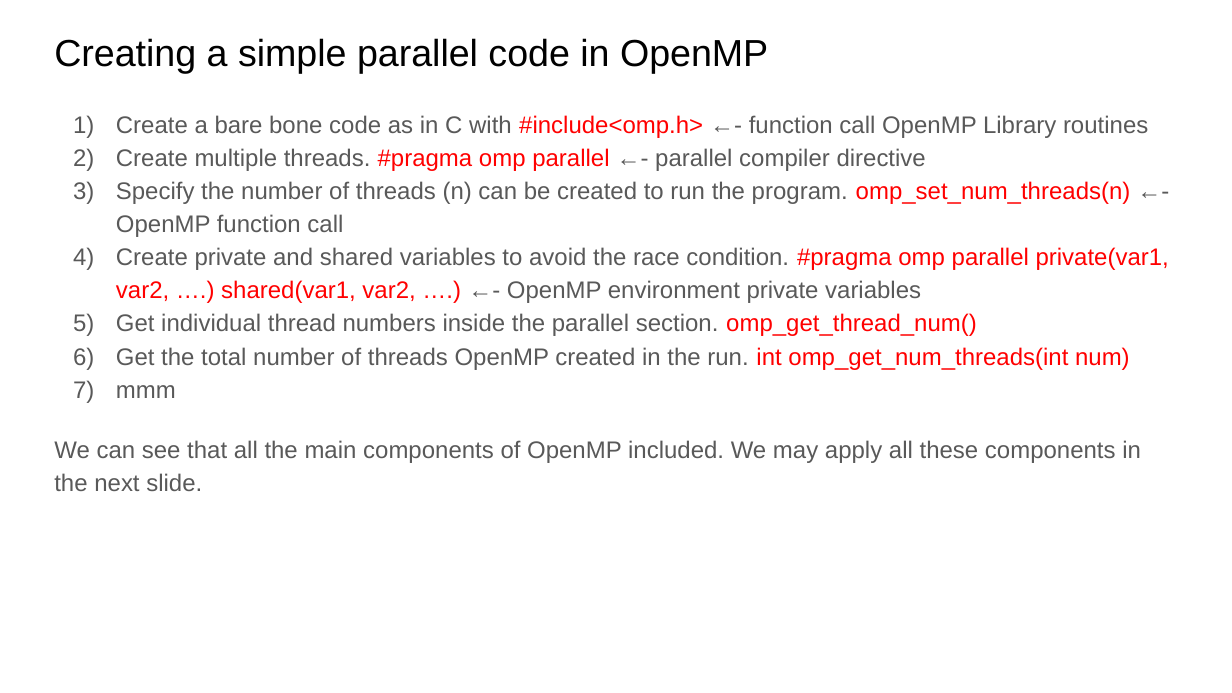
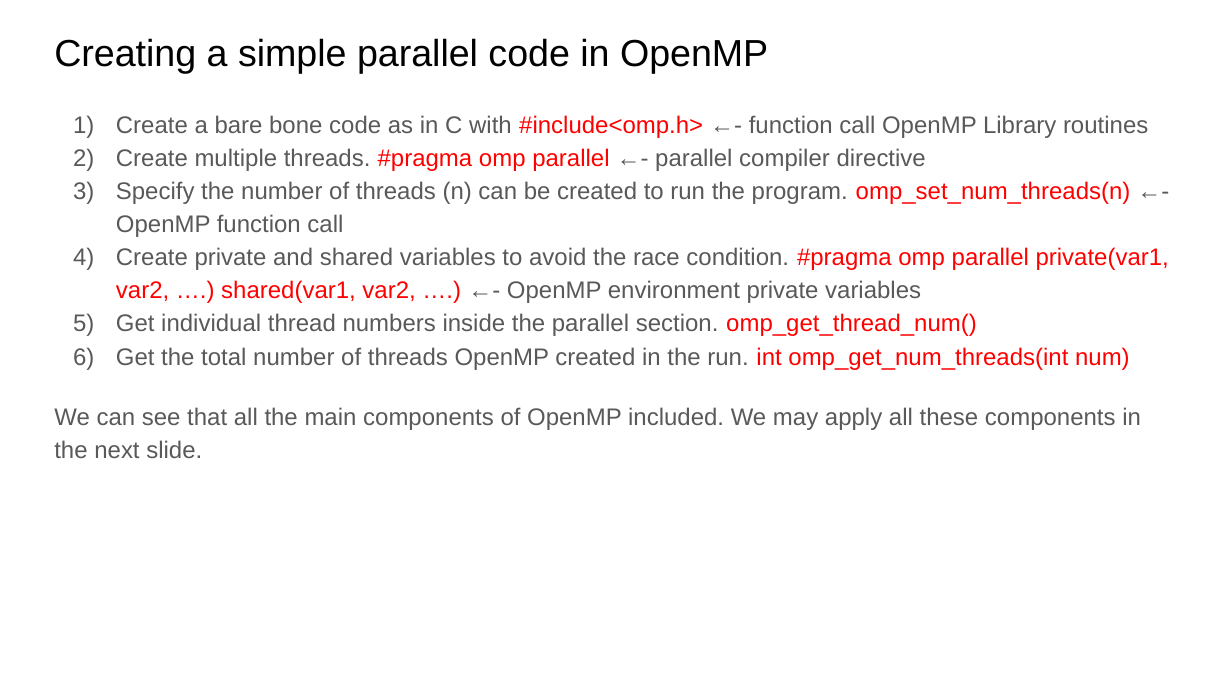
Before and after one commit to shodor-education/petascale-semester-curriculum, a slide deck: slide 16 of units/4/lessons/7/resources/petascale-lesson-4.7-slides.pptx. Drawn at 1232x693 pixels with LibreOffice and Linux fonts; fonts in the diff are those of the drawing. Boxes give left, top, right and bottom in pixels: in the first picture for what was removed or moved away, otherwise in the second. Text is boxed around its words. In the diff, an @@ line names an element or a change of style, - is before the commit and + after.

```diff
--- a/units/4/lessons/7/resources/petascale-lesson-4.7-slides.pptx
+++ b/units/4/lessons/7/resources/petascale-lesson-4.7-slides.pptx
@@ text at bbox=[116, 385, 176, 398]: paragraph removed @@
-7) mmm
```
Also in this commit, not shown: 1 other slide changed.
